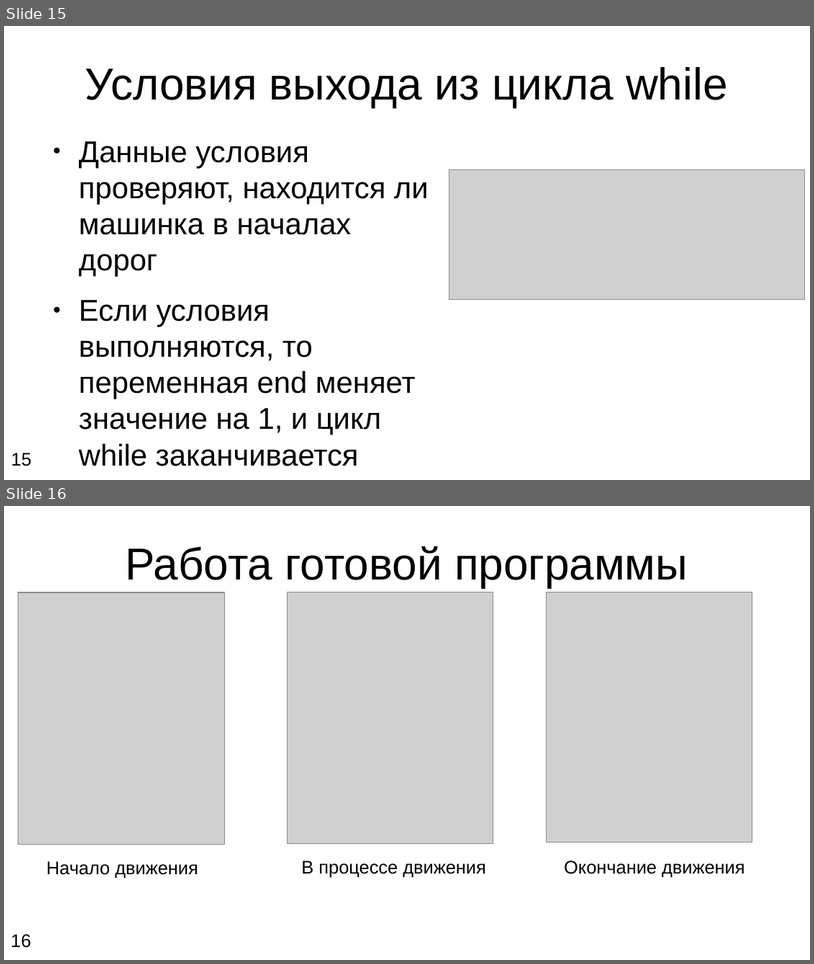
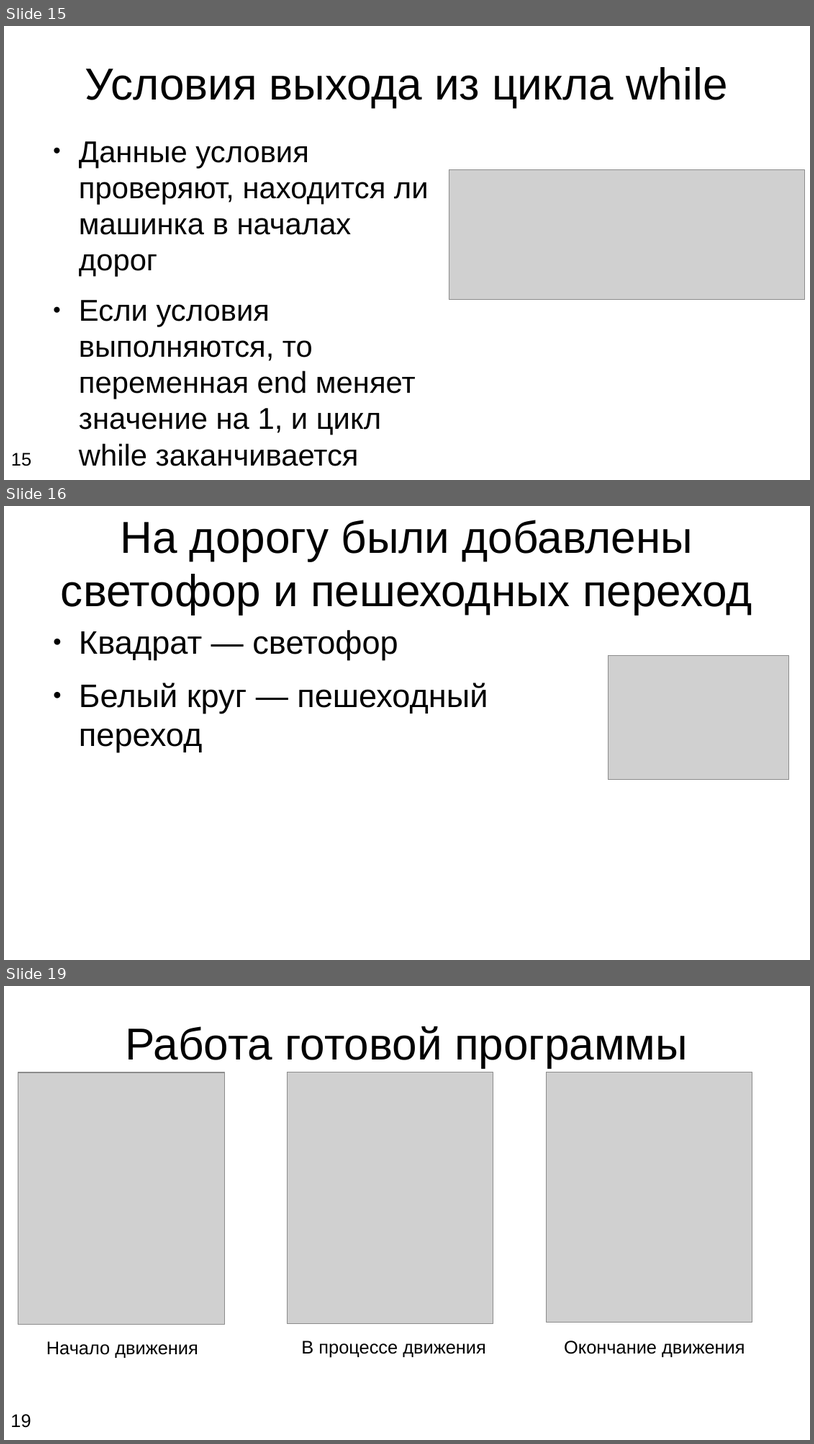
Before and after one commit to z3rod4y1/Weber_M, a slide deck: Presentation.odp. Shown one above the other, each under a label of ours: slides 15 and 16 before the commit, slides 15, 16 and 19 after it; the slides between them are not shown. The pictures are 814x964 and 814x1444 pixels, drawn with LibreOffice and Linux fonts; fonts in the diff are those of the drawing; grey boxes stand for pictures. Boxes give left, top, right and bottom in pixels: in the first picture for what was removed or moved away, otherwise in the second. Text is boxed around its words. In the diff, an @@ line names an element or a change of style, - is before the commit and + after.

```diff
--- a/Presentation.odp
+++ b/Presentation.odp
@@ slide 16 added at bbox=[4, 506, 810, 960], background #FFFFFF @@
@@ title added at bbox=[61, 520, 753, 615], 44 pt, text #000000 @@
+На дорогу были добавлены светофор и пешеходных переход
@@ text added at bbox=[79, 630, 488, 752], 32 pt, text #000000 @@
+● Квадрат — светофор
+● Белый круг — пешеходный переход
@@ picture added at bbox=[610, 655, 790, 780] @@
@@ what was slide 16 is now slide 19 @@
@@ page number at bbox=[10, 1414, 31, 1427]: text changed @@
-16
+19
```
Also in this commit, not shown: 2 other slides added, 1 other file.
